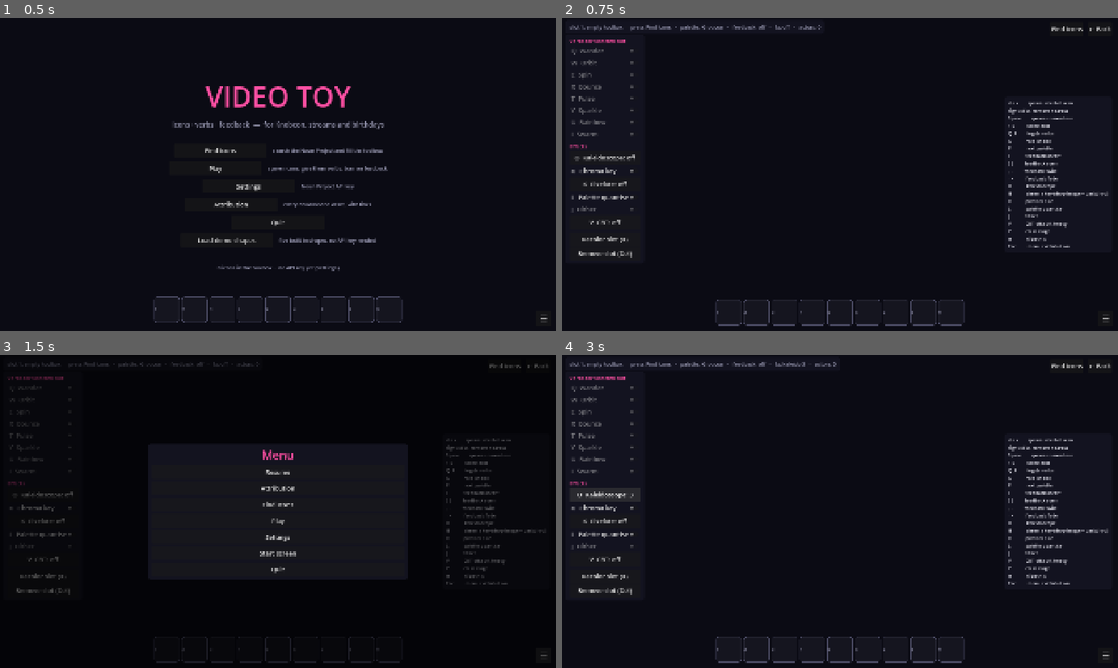
Above: before the commit, frames 1-4 (two rows, left to right).
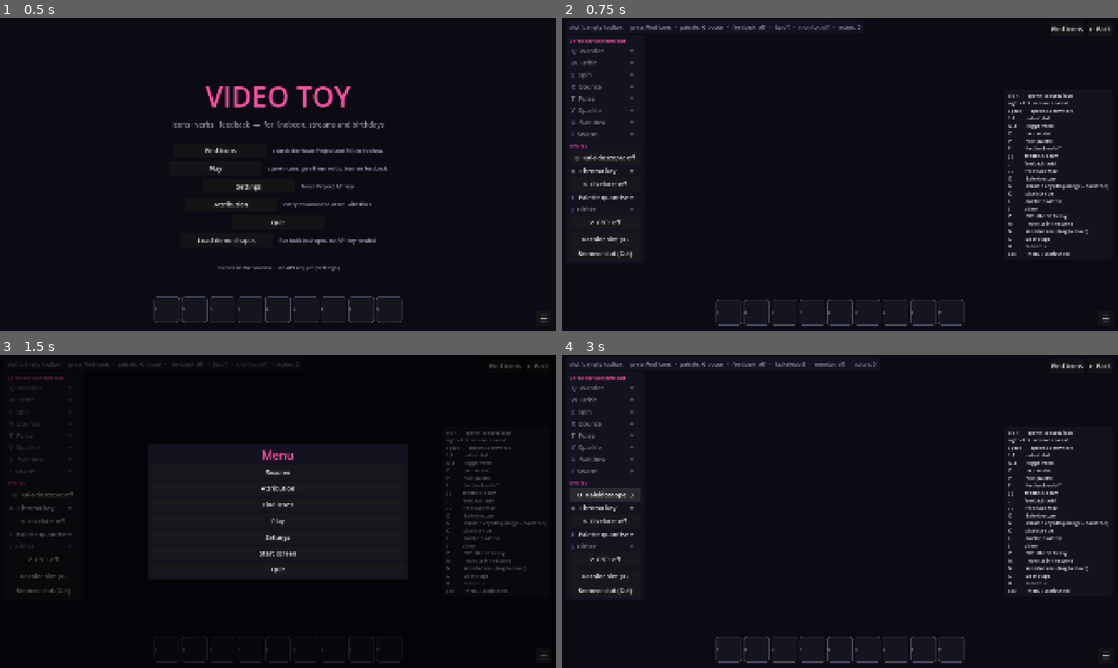
Above: after the commit, the same moments.

Repository: TheMutantFactory/video-toy
Game: Godot game, scene res://main.tscn
Two runs of this game, one before a commit and one after it. Both use one fixed random seed, a clock stepped at 60 frames per second and the inputs below.
Inputs:
- Up to frame 1 (0.5 s): no input
- Up to frame 2 (0.75 s): click "Play" at 0.5 s
- Up to frame 3 (1.5 s): click "☰" at 1.25 s
- Up to frame 4 (3 s): click "Play" at 2 s; click "O Kaleidoscope: off" at 2.75 s

Frame 1 is identical in both runs. In frame 2, 1.6% of the frame differs, in the area x 42-99%, y 2-76%; in frame 3, 0.9%; in frame 4, 1.6%.

Commit message:
Virtual monitor inside the scene
The final picture (bg + world/feedback + fx) now renders into a composite
SubViewport shown on the stage by a TextureRect. src/monitor.gd is a TV in
the world whose screen is that composite texture, drawn behind the actors
with a bezel in the palette accent and a gentle sway - so the scene shows
the scene showing the scene, one frame deeper per frame. M toggles, N cycles
size (25/40/60%), left-drag on the TV moves it instead of spawning. The fx
shader now runs at a fixed 1920x1080 regardless of window size. Smoke tests
cover the monitor hit-test; capture adds monitor.png.

Co-Authored-By: Claude Fable 5.1 <noreply@anthropic.com>

Diff:
--- a/src/main.gd
+++ b/src/main.gd
@@ -77,7 +77,7 @@
 	DirAccess.make_dir_recursive_absolute(dir)
 	if Toolbox.slots.is_empty():
 		DemoPack.load_into(Toolbox, Ledger)
-	var shots := SCREENS.keys() + ["menu", "attribution", "feedback", "pixelate", "quantise", "kaleido", "chroma", "crt"]
+	var shots := SCREENS.keys() + ["menu", "attribution", "feedback", "pixelate", "quantise", "kaleido", "chroma", "crt", "monitor"]
 	for name in shots:
 		match name:
 			"menu":
@@ -114,6 +114,13 @@
 				current._apply_palette()
 				current.set_fx(0, false, false, 0, false, 2)
 				await get_tree().create_timer(0.8).timeout
+			"monitor":
+				current.palette_index = 0
+				current._apply_palette()
+				current.set_fx(0, false, false)
+				current._set_feedback(false)
+				current.set_monitor(true, 2)
+				await get_tree().create_timer(2.0).timeout
 			"stage":
 				show_screen(name)
 				await get_tree().create_timer(0.3).timeout
--- /dev/null
+++ b/src/monitor.gd
@@ -0,0 +1,64 @@
+extends Node2D
+## The virtual monitor: a TV inside the world whose screen shows the stage's
+## final composite (post-effects). Since the world feeds that composite, the
+## TV shows itself showing itself — the "camera pointed at its own monitor"
+## recursion, one frame deeper per frame. Sits behind the actors (z_index -1)
+## so icons fly across it. Draggable; sways gently so the tunnel breathes.
+
+const SIZES := [0.25, 0.4, 0.6]
+const BEZEL := 22.0
+
+var size_step := 1
+var sway := true
+var accent := Color("#ff4fa3")
+var _screen: Sprite2D
+var _t := 0.0
+var _base_rot := 0.0
+
+
+func setup(tex: Texture2D, pos: Vector2) -> void:
+	position = pos
+	z_index = -1
+	_screen = Sprite2D.new()
+	_screen.texture = tex
+	add_child(_screen)
+	_apply_scale()
+
+
+func cycle_size() -> void:
+	size_step = (size_step + 1) % SIZES.size()
+	_apply_scale()
+
+
+func scale_factor() -> float:
+	return SIZES[size_step]
+
+
+func screen_size() -> Vector2:
+	return _screen.texture.get_size() * scale_factor() if _screen.texture else Vector2(400, 225)
+
+
+## Is a world-space point on the TV (bezel included)?
+func contains(world_pos: Vector2) -> bool:
+	var half := screen_size() * 0.5 + Vector2.ONE * BEZEL
+	var local := (world_pos - position).rotated(-rotation)
+	return absf(local.x) <= half.x and absf(local.y) <= half.y
+
+
+func _apply_scale() -> void:
+	_screen.scale = Vector2.ONE * scale_factor()
+	queue_redraw()
+
+
+func _process(delta: float) -> void:
+	_t += delta
+	rotation = _base_rot + (sin(_t * 0.6) * 0.035 if sway else 0.0)
+
+
+func _draw() -> void:
+	var half := screen_size() * 0.5
+	var outer := Rect2(-half - Vector2.ONE * BEZEL, screen_size() + Vector2.ONE * BEZEL * 2.0)
+	draw_rect(outer, Color(0.05, 0.05, 0.08), true)
+	draw_rect(outer, accent, false, 4.0)
+	# a little power LED
+	draw_circle(Vector2(half.x + BEZEL * 0.5, half.y + BEZEL * 0.5), 4.0, accent)
--- a/src/stage_screen.gd
+++ b/src/stage_screen.gd
@@ -6,13 +6,19 @@
 ## Keys: 1-9 slot · Q W E R T Y U I verbs · click spawn · right-click remove
 ## · Space random spawn · P palette · F feedback · [ ] zoom · , . rotate
 ## · - = fade · O kaleidoscope · G chroma key (drop an image for the backdrop)
-## · K pixelate · L palette quantise · J dither · V CRT · C clear · H help · Esc menu
+## · K pixelate · L palette quantise · J dither · V CRT · M monitor · N monitor size
+## · drag the monitor to move it · C clear · H help · Esc menu
+##
+## Render graph:  world (actors + monitor) ─┬─> screen ──┐
+##                                          └─> acc A/B ─┘ (feedback ping-pong)
+##                composite = bg + screen + fx  ──> display (stage) and monitor (world)
 
 signal navigate(name: String)
 
 const HotbarScript = preload("res://src/hotbar.gd")
 const ActorScript = preload("res://src/actor.gd")
 const FxScript = preload("res://src/fx.gd")
+const MonitorScript = preload("res://src/monitor.gd")
 const WORLD := Vector2i(1920, 1080)
 
 var palette_index := 0
@@ -29,6 +35,11 @@
 var _acc_live: Array = []               # their "live world" sprites
 var _flip := 0
 var _screen: TextureRect
+var _composite: SubViewport
+var _display: TextureRect
+var _monitor: Node2D
+var _drag_offset := Vector2.ZERO
+var _dragging := false
 var _hud: Label
 var _help: PanelContainer
 var _verb_panel: VBoxContainer
@@ -46,13 +57,20 @@
 func _ready() -> void:
 	mouse_filter = Control.MOUSE_FILTER_STOP
 
-	# Background lives on the screen, not in the world, so the world texture is
+	# The final picture (bg + world/feedback + fx) renders into _composite so it
+	# can be shown twice: on the stage, and on the monitor inside the world.
+	_composite = SubViewport.new()
+	_composite.size = WORLD
+	_composite.render_target_update_mode = SubViewport.UPDATE_ALWAYS
+	_composite.disable_3d = true
+	add_child(_composite)
+	# Background lives here, not in the world, so the world texture is
 	# transparent except for actors — that is what lets feedback trails decay.
 	_bg = ColorRect.new()
-	_bg.set_anchors_and_offsets_preset(Control.PRESET_FULL_RECT)
+	_bg.size = Vector2(WORLD)
 	_bg.color = Palettes.bg(palette_index)
 	_bg.mouse_filter = Control.MOUSE_FILTER_IGNORE
-	add_child(_bg)
+	_composite.add_child(_bg)
 
 	_world = SubViewport.new()
 	_world.size = WORLD
@@ -84,15 +102,27 @@
 	_acc_prev[1].texture = _acc[0].get_texture()
 
 	_screen = TextureRect.new()
-	_screen.set_anchors_and_offsets_preset(Control.PRESET_FULL_RECT)
+	_screen.size = Vector2(WORLD)
 	_screen.expand_mode = TextureRect.EXPAND_IGNORE_SIZE
-	_screen.stretch_mode = TextureRect.STRETCH_KEEP_ASPECT_CENTERED
 	_screen.texture = _world.get_texture()
 	_screen.mouse_filter = Control.MOUSE_FILTER_IGNORE
-	add_child(_screen)
+	_composite.add_child(_screen)
 
 	_fx = FxScript.new()
-	add_child(_fx)
+	_composite.add_child(_fx)
+
+	_display = TextureRect.new()
+	_display.set_anchors_and_offsets_preset(Control.PRESET_FULL_RECT)
+	_display.expand_mode = TextureRect.EXPAND_IGNORE_SIZE
+	_display.stretch_mode = TextureRect.STRETCH_KEEP_ASPECT_CENTERED
+	_display.texture = _composite.get_texture()
+	_display.mouse_filter = Control.MOUSE_FILTER_IGNORE
+	add_child(_display)
+
+	_monitor = MonitorScript.new()
+	_monitor.setup(_composite.get_texture(), Vector2(WORLD) * 0.5)
+	_monitor.visible = false
+	_world.add_child(_monitor)
 
 	_build_hud()
 	Toolbox.selection_changed.connect(func(_i): _refresh_verbs())
@@ -180,6 +210,7 @@
 		+ ", .          feedback twist\n- =          feedback fade\nO            kaleidoscope\n"
 		+ "G            chroma key (drop image = backdrop)\nK            pixelate size\n"
 		+ "L            palette quantise\nJ            dither\nV            CRT off/soft/heavy\n"
+		+ "M            monitor in the scene\nN            monitor size (drag to move)\n"
 		+ "C            clear stage\n"
 		+ "H            hide this\nEsc          menu / attribution", 16)
 	_help.add_child(hl)
@@ -224,6 +255,14 @@
 	_update_hud()
 
 
+func set_monitor(on: bool, size_step := -1) -> void:
+	_monitor.visible = on
+	if size_step >= 0:
+		_monitor.size_step = size_step
+		_monitor._apply_scale()
+	_update_hud()
+
+
 ## Used by --capture.
 func set_fx(pixel: int, quant: bool, dith: bool, kaleido := 0, chroma := false, crt := 0) -> void:
 	_fx.set_state(pixel, quant, dith, kaleido, chroma, crt)
@@ -243,16 +282,19 @@
 func _update_hud() -> void:
 	var cur := Toolbox.current()
 	var name := str(cur.get("term", "—")) if not cur.is_empty() else "empty toolbox — press Find Icons"
-	_hud.text = "slot %d: %s   ·   palette: %s   ·   feedback: %s   ·   fx: %s   ·   actors: %d" % [
+	_hud.text = "slot %d: %s   ·   palette: %s   ·   feedback: %s   ·   fx: %s   ·   monitor: %s   ·   actors: %d" % [
 		Toolbox.selected + 1, name, Palettes.get_palette(palette_index)["name"],
 		("zoom %.2f  twist %.2f  fade %.2f" % [fb_zoom, fb_rot, fb_fade]) if feedback else "off",
-		_fx.describe(), _actors.get_child_count()]
+		_fx.describe(), ("%.0f%%" % (_monitor.scale_factor() * 100.0)) if _monitor.visible else "off",
+		_actors.get_child_count()]
 
 
 # ---------------- palette / feedback ----------------
 func _apply_palette() -> void:
 	_bg.color = Palettes.bg(palette_index)
 	_fx.set_palette(palette_index)
+	_monitor.accent = Palettes.color(palette_index, 0)
+	_monitor.queue_redraw()
 	_hotbar.palette_index = palette_index
 	_hotbar.refresh()
 	for a in _actors.get_children():
@@ -297,7 +339,7 @@
 # ---------------- spawning ----------------
 func _world_pos(local: Vector2) -> Vector2:
 	# Map the on-screen rect (keep-aspect centred) back to world pixels.
-	var rect := _screen.get_rect()
+	var rect := _display.get_rect()
 	var scale := minf(rect.size.x / WORLD.x, rect.size.y / WORLD.y)
 	var drawn := Vector2(WORLD) * scale
 	var origin := rect.position + (rect.size - drawn) * 0.5
@@ -337,12 +379,21 @@
 
 
 func _gui_input(ev: InputEvent) -> void:
-	if ev is InputEventMouseButton and ev.pressed:
+	if ev is InputEventMouseButton:
 		var wp := _world_pos(ev.position)
 		if ev.button_index == MOUSE_BUTTON_LEFT:
-			spawn_at(wp)
-		elif ev.button_index == MOUSE_BUTTON_RIGHT:
+			if ev.pressed:
+				if _monitor.visible and _monitor.contains(wp):
+					_dragging = true
+					_drag_offset = _monitor.position - wp
+				else:
+					spawn_at(wp)
+			else:
+				_dragging = false
+		elif ev.button_index == MOUSE_BUTTON_RIGHT and ev.pressed:
 			_remove_nearest(wp)
+	elif ev is InputEventMouseMotion and _dragging:
+		_monitor.position = _world_pos(ev.position) + _drag_offset
 
 
 func _unhandled_key_input(ev: InputEvent) -> void:
@@ -368,6 +419,10 @@
 		KEY_BRACKETRIGHT: fb_zoom = minf(1.20, fb_zoom + 0.01)
 		KEY_COMMA: fb_rot -= 0.01
 		KEY_PERIOD: fb_rot += 0.01
+		KEY_M: set_monitor(not _monitor.visible)
+		KEY_N:
+			_monitor.cycle_size()
+			_update_hud()
 		KEY_V:
 			_fx.cycle_crt()
 			_refresh_fx()
--- a/tests/smoke.gd
+++ b/tests/smoke.gd
@@ -107,6 +107,18 @@
 	_check("fx shader has a CRT stage", sh.get_code().contains("uniform float crt"))
 	_check("fx kaleido steps start at off", fx.KALEIDO_STEPS[0] == 0 and fx.KALEIDO_STEPS.has(6))
 
+	# virtual monitor geometry (no rendering needed)
+	var mon = load("res://src/monitor.gd").new()
+	var img := Image.create(400, 200, false, Image.FORMAT_RGBA8)
+	mon.setup(ImageTexture.create_from_image(img), Vector2(1000, 500))
+	mon.size_step = 1                                  # 0.4 -> 160x80 screen
+	mon._apply_scale()
+	_check("monitor hit-test inside", mon.contains(Vector2(1000, 500)) and mon.contains(Vector2(1075, 535)))
+	_check("monitor hit-test outside", not mon.contains(Vector2(1200, 500)) and not mon.contains(Vector2(1000, 600)))
+	mon.cycle_size()
+	_check("monitor size cycles", mon.scale_factor() == 0.6)
+	mon.free()
+
 	print("\n%d/%d checks passed" % [_n - _fails, _n])
 	quit(1 if _fails > 0 else 0)
 
Not shown, added: src/monitor.gd.uid
Not shown, changed: README.md
